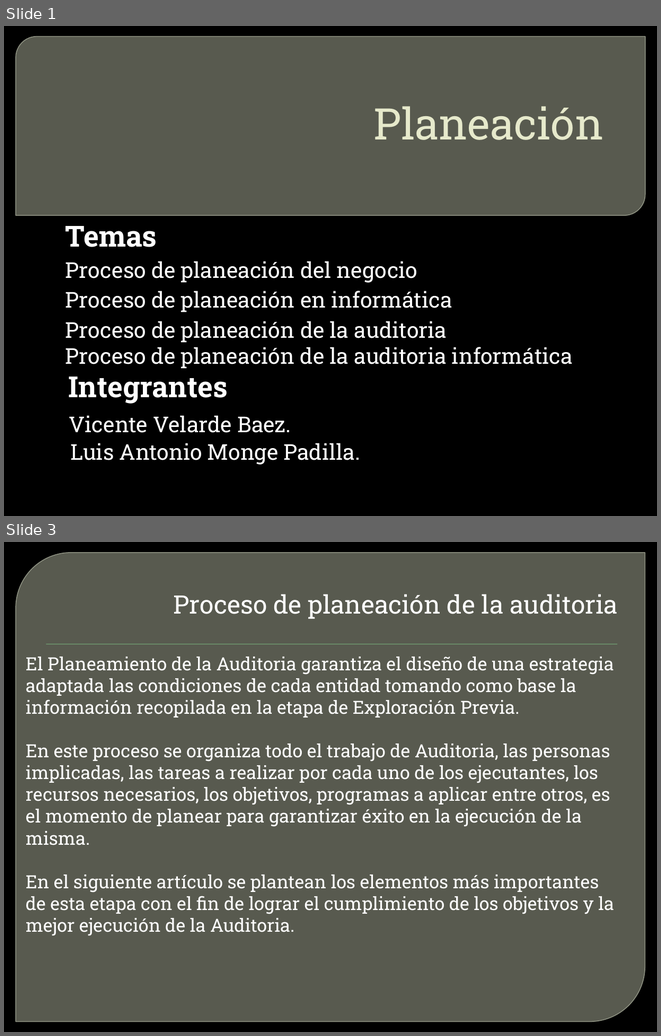
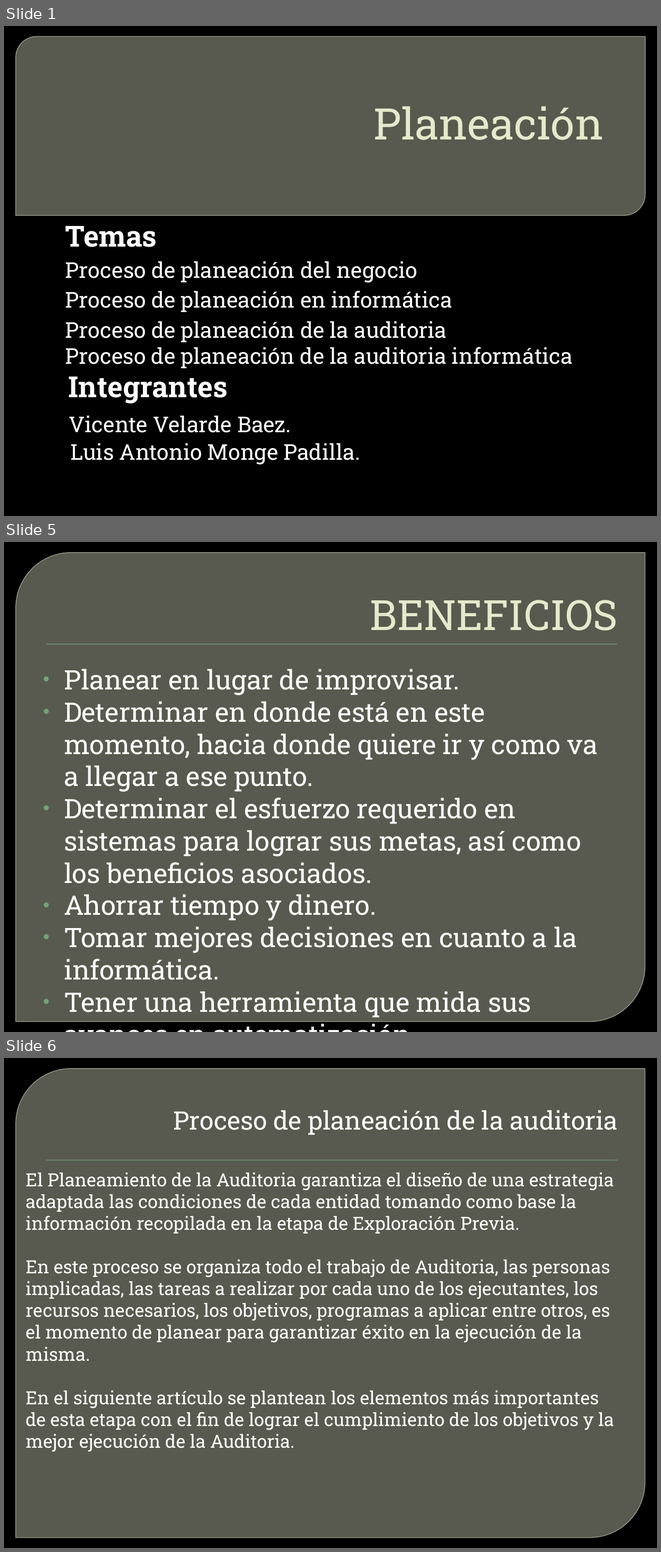
Before and after one commit to lc850/auditoria, a slide deck: Planeacion.pptx. Shown one above the other, each under a label of ours: slides 1 and 3 before the commit, slides 1, 5 and 6 after it; the slides between them are not shown. The pictures are 661x1036 and 661x1552 pixels, drawn with LibreOffice and Linux fonts; fonts in the diff are those of the drawing; background and template pictures are left out. Boxes give left, top, right and bottom in pixels: in the first picture for what was removed or moved away, otherwise in the second. Text is boxed around its words. In the diff, an @@ line names an element or a change of style, - is before the commit and + after.

```diff
--- a/Planeacion.pptx
+++ b/Planeacion.pptx
@@ slide 5 added at [4,542,657,1032], background picture (left out); not listed: 2 template elements that a slide beside it also shows @@
@@ title added at [370,600,618,631], 46 pt, text #E7EACB @@
+BENEFICIOS
@@ text added at [64,669,598,1017], 29.6 pt, text #FFFFFF @@
+• Planear en lugar de improvisar.
+• Determinar en donde está en este momento, hacia donde quiere ir y como va a llegar a ese punto.
+• Determinar el esfuerzo requerido en sistemas para lograr sus metas, así como los beneficios asociados.
+• Ahorrar tiempo y dinero.
+• Tomar mejores decisiones en cuanto a la informática.
+• Tener una herramienta que mida sus avances en automatización.
@@ what was slide 3 is now slide 6 @@
```
Also in this commit, not shown: 3 other slides added, 1 slide removed.
